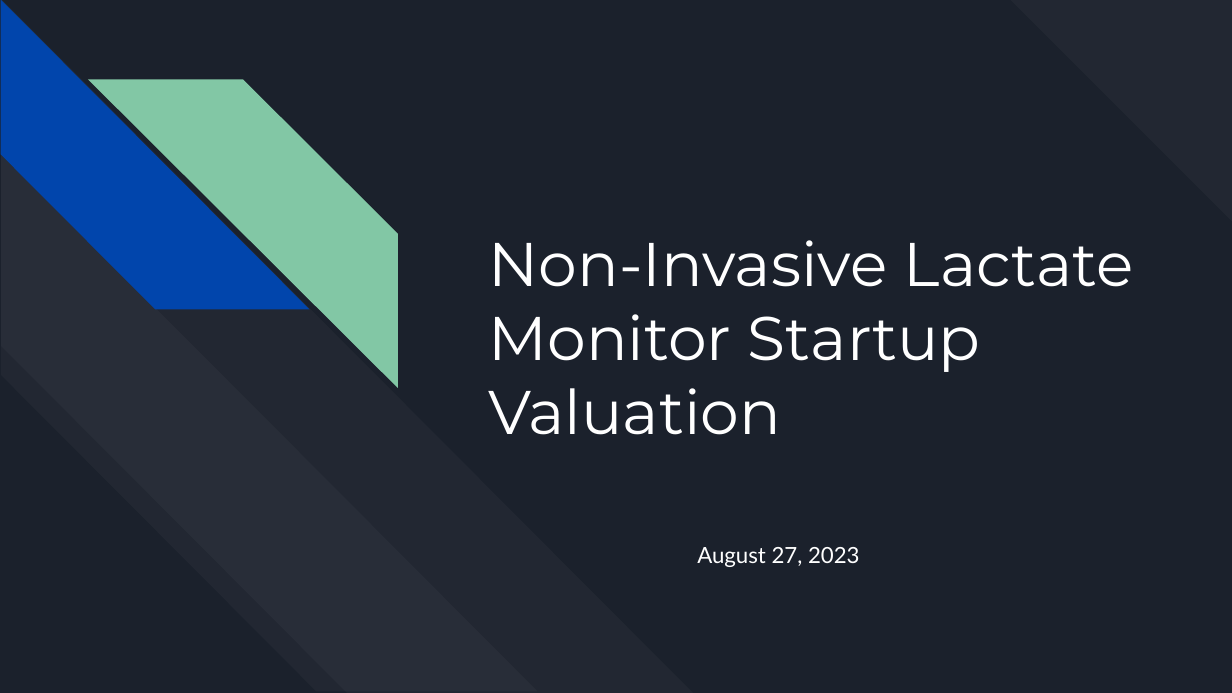
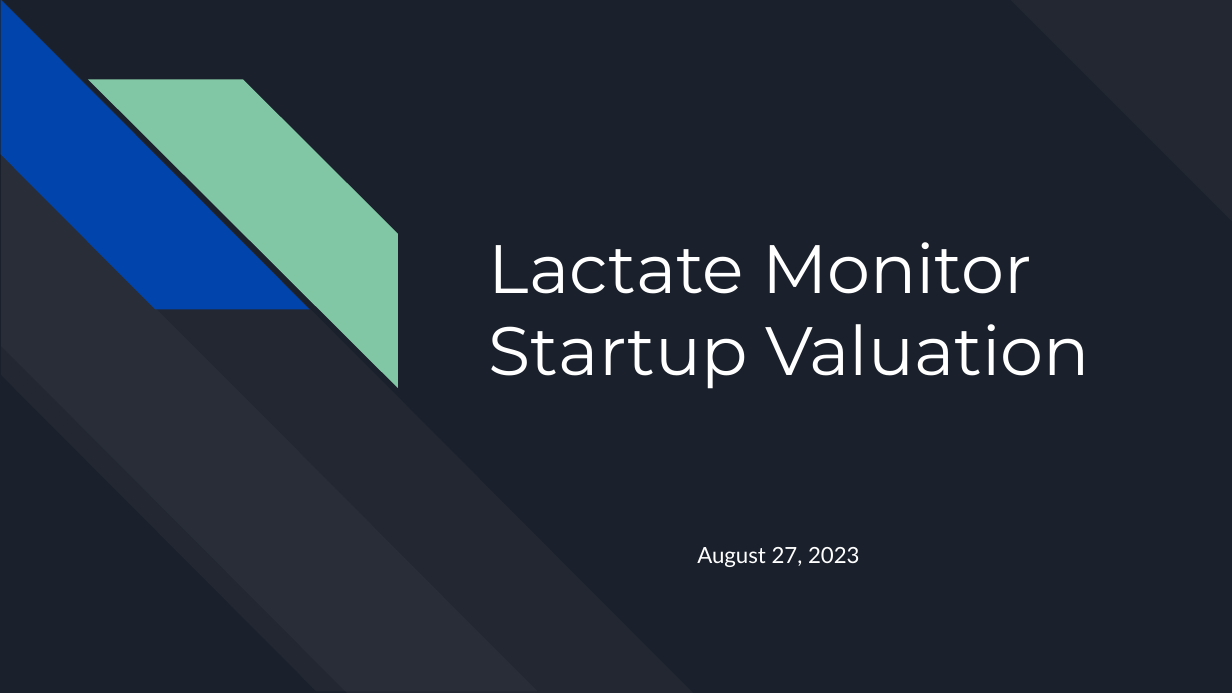
Before and after one commit to jasongraydon01/openwebui-experimental, a slide deck: slide 1 of test-rag/Startup Valuation_082723.pptx. Drawn at 1232x693 pixels with LibreOffice and Linux fonts; fonts in the diff are those of the drawing. Boxes give left, top, right and bottom in pixels: in the first picture for what was removed or moved away, otherwise in the second. Text is boxed around its words. In the diff, an @@ line names an element or a change of style, - is before the commit and + after.

```diff
--- a/test-rag/Startup Valuation_082723.pptx
+++ b/test-rag/Startup Valuation_082723.pptx
@@ title at (489,242,1089,389): text changed; size 36 to 40 pt @@
-Non-Invasive Lactate Monitor Startup Valuation
+Lactate Monitor Startup Valuation
```
Also in this commit, not shown: 6 other files.
